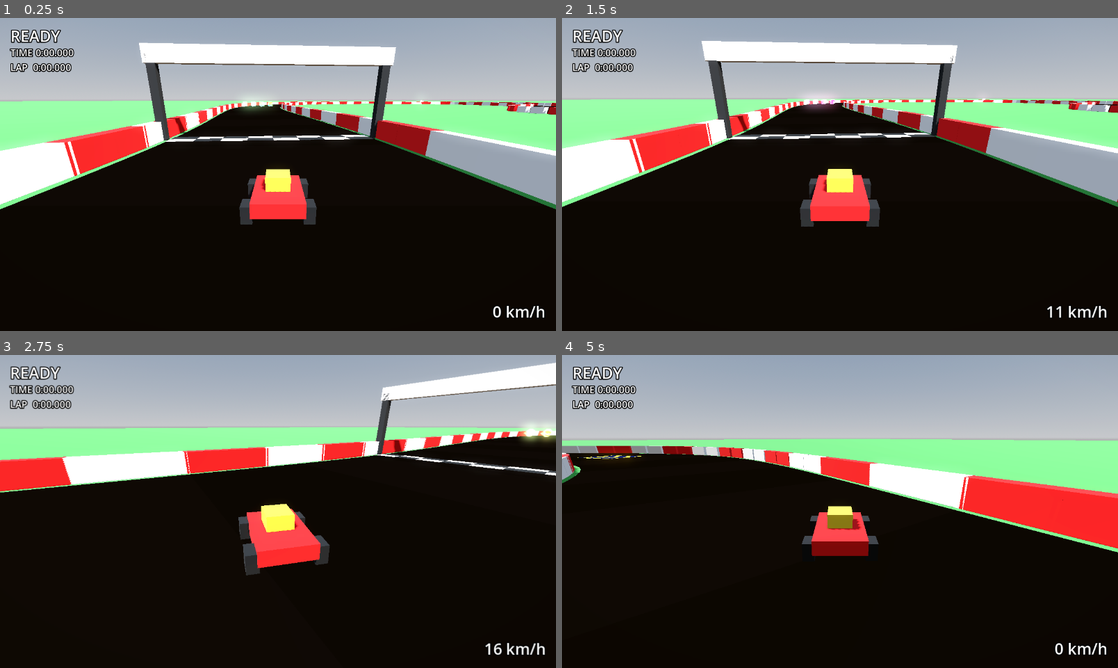
Above: before the commit, frames 1-4 (two rows, left to right).
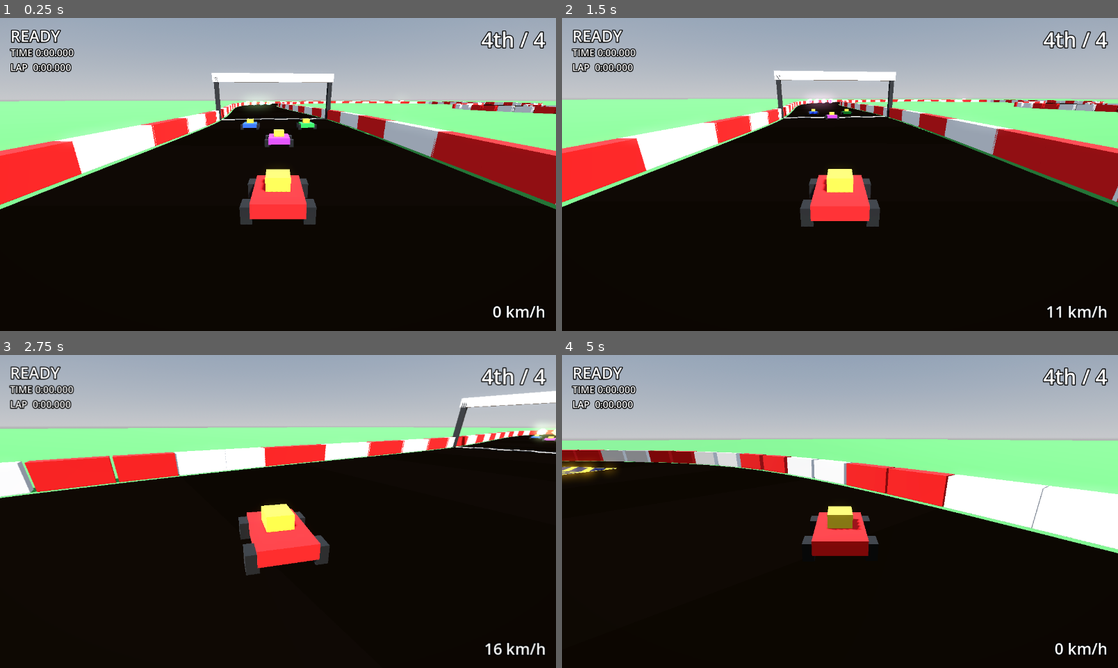
Above: after the commit, the same moments.

Repository: AgentiLoop/GoKart
Game: Godot game, scene res://scenes/main.tscn
The game is run twice, just before and just after one commit, with the same random seed, the same clock (stepped at 60 frames per second) and the same inputs.
Inputs:
- Up to frame 1 (0.25 s): no input
- Up to frame 2 (1.5 s): hold D (steer_right) 0.53-1.28 s; hold Space (drift) 0.53-1.28 s; tap E (use_item) at 0.8, 1.35 s; hold S (brake) from 1.28 s (still down)
- Up to frame 3 (2.75 s): tap Space (drift) at 1.55 s; release S (brake) at 2.03 s; hold D (steer_right) from 2.03 s (still down); hold Space (drift) from 2.03 s (still down); tap E (use_item) at 2.3 s
- Up to frame 4 (5 s): release D (steer_right) at 2.78 s; release Space (drift) at 2.78 s; hold W (accelerate) 2.78-3.53 s; tap E (use_item) at 2.85, 3.8, 4.35 s; tap Space (drift) at 3.05, 4.55 s; hold Space (drift) 3.53-4.28 s; hold A (steer_left) from 3.53 s (still down)

The runs differ from the first frame. In frame 1, 15% of the frame differs, in the area x 0-100%, y 4-66%; in frame 2, 15%; in frame 3, 8.9%; in frame 4, 9.7%.

Commit message:
Add AI karts, race ranking, place HUD, AI tests, headless smoke test; fix main.gd indent

Diff:
--- /dev/null
+++ b/scripts/ai_driver.gd
@@ -0,0 +1,69 @@
+extends RefCounted
+## Computer driver for AI karts (pure logic, no nodes): pure-pursuit steering along the
+## track centerline with a personal lane offset, stuck recovery (reverse out of walls)
+## and a simple item-use policy. Unit tested.
+
+const Items := preload("res://scripts/items.gd")
+
+const STUCK_SPEED := 1.5
+const STUCK_TIME := 1.2
+const REVERSE_TIME := 0.9
+
+var track
+var lane_offset := 0.0      # metres right of the centerline to aim for
+var lookahead := 10         # samples ahead of the nearest sample to aim at
+var steer_gain := 2.5
+var use_delay := 1.5        # seconds an item is held before the AI considers using it
+var idx := -1
+var hold_time := 0.0
+var stuck_time := 0.0
+var reverse_time := 0.0
+
+func _init(track_data, lane := 0.0, delay := 1.5) -> void:
+	track = track_data
+	lane_offset = lane
+	use_delay = delay
+
+## Returns {throttle, brake, steer, drift} for this tick. controllable is false while
+## the kart is spinning out (stuck detection is paused then).
+func decide(delta: float, pos: Vector3, heading: float, speed: float, controllable := true) -> Dictionary:
+	idx = track.nearest_index(pos, idx)
+	var ti: int = (idx + lookahead) % track.count
+	var target: Vector3 = track.points[ti] + track.right_of(ti) * lane_offset
+	var want := atan2(-(target.x - pos.x), -(target.z - pos.z))
+	var err := wrapf(want - heading, -PI, PI)
+	var steer := clampf(-err * steer_gain, -1.0, 1.0)
+
+	if not controllable or absf(speed) >= STUCK_SPEED:
+		stuck_time = 0.0
+	elif reverse_time <= 0.0:
+		stuck_time += delta
+		if stuck_time >= STUCK_TIME:
+			stuck_time = 0.0
+			reverse_time = REVERSE_TIME
+	if reverse_time > 0.0:
+		reverse_time -= delta
+		# steering is mirrored while reversing, so flip it to swing the nose toward the target
+		return {"throttle": 0.0, "brake": 1.0, "steer": -steer, "drift": false}
+	return {"throttle": 1.0, "brake": 0.0, "steer": steer, "drift": false}
+
+## Should the AI use its held item now? gap_ahead / gap_behind: distance to the nearest
+## rival in front / behind (INF if none).
+func wants_use(delta: float, item: int, gap_ahead: float, gap_behind: float) -> bool:
+	if item == Items.Type.NONE:
+		hold_time = 0.0
+		return false
+	hold_time += delta
+	if hold_time < use_delay:
+		return false
+	var use := false
+	match item:
+		Items.Type.MUSHROOM:
+			use = true
+		Items.Type.SHELL:
+			use = gap_ahead < 50.0 or hold_time > 10.0
+		Items.Type.BANANA:
+			use = gap_behind < 20.0 or hold_time > 8.0
+	if use:
+		hold_time = 0.0
+	return use
--- a/scripts/hud.gd
+++ b/scripts/hud.gd
@@ -2,6 +2,7 @@
 ## Race HUD: lap counter, lap/race timers, speed, boost/drift indicator, finish banner.
 
 const Items := preload("res://scripts/items.gd")
+const RaceRanking := preload("res://scripts/race_ranking.gd")
 
 var lap_label: Label
 var time_label: Label
@@ -9,6 +10,7 @@
 var state_label: Label
 var banner_label: Label
 var item_label: Label
+var place_label: Label
 
 static func format_time(t: float) -> String:
 	var total_ms := int(round(t * 1000.0))
@@ -16,6 +18,9 @@
 
 static func item_text(item: int) -> String:
 	return "" if item == Items.Type.NONE else "[ %s ]" % Items.name_of(item)
+
+static func place_text(rank: int, total: int) -> String:
+	return "" if total <= 1 else "%s / %d" % [RaceRanking.ordinal(rank), total]
 
 static func lap_text(lap: int, total: int) -> String:
 	return "LAP %d/%d" % [clampi(lap, 1, total), total]
@@ -28,6 +33,8 @@
 	state_label = _make_label(Vector2(24, 660), 28, HORIZONTAL_ALIGNMENT_LEFT)
 	item_label = _make_label(Vector2(440, 16), 32, HORIZONTAL_ALIGNMENT_CENTER)
 	item_label.size = Vector2(400, 40)
+	place_label = _make_label(Vector2(1000, 16), 48, HORIZONTAL_ALIGNMENT_RIGHT)
+	place_label.custom_minimum_size = Vector2(256, 0)
 	banner_label = _make_label(Vector2(340, 280), 72, HORIZONTAL_ALIGNMENT_CENTER)
 	banner_label.size = Vector2(600, 100)
 
@@ -41,7 +48,8 @@
 	add_child(l)
 	return l
 
-func update_hud(tracker, speed: float, boosting: bool, drift_level: int, item := 0) -> void:
+func update_hud(tracker, speed: float, boosting: bool, drift_level: int, item := 0, place := "") -> void:
+	place_label.text = place
 	item_label.text = item_text(item)
 	lap_label.text = lap_text(tracker.lap, tracker.total_laps) if tracker.lap > 0 else "READY"
 	time_label.text = "TIME %s\nLAP  %s" % [format_time(tracker.race_time), format_time(tracker.lap_time)]
--- a/scripts/item_manager.gd
+++ b/scripts/item_manager.gd
@@ -10,21 +10,25 @@
 const MUSHROOM_BOOST_TIME := 1.5
 const KART_RADIUS := 1.1
 
-signal kart_hit(kind: int)
+signal kart_hit(kind: int, id: int)
 
 var track
-var kart
-var kart_id := 0
-var holder
+var karts: Array = []     # index in this array == kart_id; karts[0] is the player
+var holders: Array = []   # one ItemHolder per kart
+var kart               # the player kart (karts[0])
+var holder             # the player's holder (holders[0])
 var boxes: Array = []
 var projectiles: Array = []
 var nodes := {}   # projectile -> Node3D
 var time := 0.0
 
-func setup(track_data, player_kart, seed_value := 0) -> void:
+func setup(track_data, all_karts, seed_value := 0) -> void:
 	track = track_data
-	kart = player_kart
-	holder = ItemHolder.new(seed_value)
+	karts = all_karts if all_karts is Array else [all_karts]
+	kart = karts[0]
+	for i in karts.size():
+		holders.append(ItemHolder.new(seed_value + i if seed_value != 0 else 0))
+	holder = holders[0]
 	for p in track.item_box_positions:
 		var b := ItemBox.new()
 		b.position = p
@@ -33,19 +37,40 @@
 	for p in track.hazard_positions:
 		_add_projectile(ItemProjectile.make_banana(p + Vector3(0, 0.3, 0)))
 
-func use_item() -> int:
-	if kart.model.is_spinning():
+## Distances (ahead, behind) from racer i to the nearest rival roughly in its lane.
+## positions/headings are per racer. INF when nobody qualifies.
+static func rival_gaps(i: int, positions: Array, headings: Array) -> Vector2:
+	var ahead := INF
+	var behind := INF
+	var h: float = headings[i]
+	var fwd := Vector3(-sin(h), 0, -cos(h))
+	var right := Vector3(-fwd.z, 0, fwd.x)
+	for j in positions.size():
+		if j == i:
+			continue
+		var d: Vector3 = positions[j] - positions[i]
+		var f := d.dot(fwd)
+		var l := absf(d.dot(right))
+		if f > 0.0 and l < 6.0:
+			ahead = minf(ahead, f)
+		elif f < 0.0 and l < 4.0:
+			behind = minf(behind, -f)
+	return Vector2(ahead, behind)
+
+func use_item(id := 0) -> int:
+	var k = karts[id]
+	if k.model.is_spinning():
 		return Items.Type.NONE
-	var t: int = holder.use()
-	var pos: Vector3 = kart.global_position
-	var fwd := Vector3(-sin(kart.heading), 0, -cos(kart.heading))
+	var t: int = holders[id].use()
+	var pos: Vector3 = k.global_position
+	var fwd := Vector3(-sin(k.heading), 0, -cos(k.heading))
 	match t:
 		Items.Type.MUSHROOM:
-			kart.model.apply_boost(MUSHROOM_BOOST_TIME, 2)
+			k.model.apply_boost(MUSHROOM_BOOST_TIME, 2)
 		Items.Type.BANANA:
-			_add_projectile(ItemProjectile.make_banana(pos - fwd * 2.4 + Vector3(0, 0.3, 0), kart_id))
+			_add_projectile(ItemProjectile.make_banana(pos - fwd * 2.4 + Vector3(0, 0.3, 0), id))
 		Items.Type.SHELL:
-			_add_projectile(ItemProjectile.make_shell(pos + fwd * 2.4 + Vector3(0, 0.6, 0), kart.heading, kart_id))
+			_add_projectile(ItemProjectile.make_shell(pos + fwd * 2.4 + Vector3(0, 0.6, 0), k.heading, id))
 	return t
 
 func _add_projectile(p) -> void:
@@ -89,19 +114,33 @@
 
 func _physics_process(delta: float) -> void:
 	time += delta
-	holder.update(delta)
-	var kpos: Vector3 = kart.global_position
+	var positions: Array = []
+	var headings: Array = []
+	for k in karts:
+		positions.append(k.global_position)
+		headings.append(k.heading)
+	for id in karts.size():
+		holders[id].update(delta)
 	for b in boxes:
 		b.tick(delta)
-		if b.try_take(kpos):
-			holder.pickup()
+		for id in karts.size():
+			if b.try_take(positions[id]):
+				holders[id].pickup()
 	if Input.is_action_just_pressed("use_item"):
-		use_item()
+		use_item(0)
+	for id in range(1, karts.size()):
+		var drv = karts[id].driver
+		if drv != null:
+			var gaps := rival_gaps(id, positions, headings)
+			if drv.wants_use(delta, holders[id].held, gaps.x, gaps.y):
+				use_item(id)
 	for p in projectiles.duplicate():
 		p.step(delta, track)
-		if p.hits(kpos, KART_RADIUS, kart_id) and kart.model.spin_out():
-			p.alive = false
-			kart_hit.emit(p.kind)
+		for id in karts.size():
+			if p.hits(positions[id], KART_RADIUS, id) and karts[id].model.spin_out():
+				p.alive = false
+				kart_hit.emit(p.kind, id)
+				break
 		if not p.alive:
 			_remove_projectile(p)
 		else:
--- a/scripts/kart.gd
+++ b/scripts/kart.gd
@@ -10,6 +10,11 @@
 var drift_slide := 0.0   # visual slide angle while drifting
 var body_mesh: Node3D
 var effects: Node3D
+var body_color := Color(0.9, 0.1, 0.1)
+var driver = null        # AiDriver for computer karts; null = keyboard player
+var kart_id := 0
+var track_index := 0
+var tracker = null       # LapTracker
 
 func _ready() -> void:
 	var col := CollisionShape3D.new()
@@ -20,7 +25,7 @@
 	add_child(col)
 	body_mesh = Node3D.new()
 	add_child(body_mesh)
-	_add_box(body_mesh, Vector3(1.4, 0.4, 2.2), Vector3(0, 0.4, 0), Color(0.9, 0.1, 0.1))
+	_add_box(body_mesh, Vector3(1.4, 0.4, 2.2), Vector3(0, 0.4, 0), body_color)
 	_add_box(body_mesh, Vector3(0.7, 0.4, 0.8), Vector3(0, 0.8, -0.1), Color(0.95, 0.85, 0.2))
 	for x in [-0.8, 0.8]:
 		for z in [-0.8, 0.8]:
@@ -44,7 +49,14 @@
 	var throttle := Input.get_action_strength("accelerate")
 	var brake := Input.get_action_strength("brake")
 	var steer := Input.get_action_strength("steer_right") - Input.get_action_strength("steer_left")
-	heading += model.step(delta, throttle, brake, steer, Input.is_action_pressed("drift"))
+	var drift_held := Input.is_action_pressed("drift")
+	if driver != null:
+		var d: Dictionary = driver.decide(delta, global_position, heading, model.speed, not model.is_spinning())
+		throttle = d.throttle
+		brake = d.brake
+		steer = d.steer
+		drift_held = d.drift
+	heading += model.step(delta, throttle, brake, steer, drift_held)
 	var target_slide := -model.drift_direction * 0.45 if model.drifting else 0.0
 	drift_slide = lerpf(drift_slide, target_slide, clampf(10.0 * delta, 0.0, 1.0))
 	rotation.y = heading
--- a/scripts/main.gd
+++ b/scripts/main.gd
@@ -8,9 +8,17 @@
 const LapTracker := preload("res://scripts/lap_tracker.gd")
 const Hud := preload("res://scripts/hud.gd")
 const ItemManager := preload("res://scripts/item_manager.gd")
+const AiDriver := preload("res://scripts/ai_driver.gd")
+const RaceRanking := preload("res://scripts/race_ranking.gd")
 
 const OFFROAD_SCALE := 0.5
 const PAD_BOOST_TIME := 1.2
+## AI grid: [samples before the player's slot (negative = ahead), lane offset, speed scale, body colour]
+const AI_SPECS := [
+	[-6, -3.0, 0.97, Color(0.15, 0.3, 0.95)],
+	[-6, 3.0, 0.94, Color(0.15, 0.75, 0.25)],
+	[-3, 0.0, 0.91, Color(0.65, 0.2, 0.85)],
+]
 
 var kart: CharacterBody3D
 var cam: Camera3D
@@ -20,6 +28,7 @@
 var hud
 var items
 var kart_index := 0
+var karts: Array = []   # karts[0] is the player
 
 func _ready() -> void:
 	var env := WorldEnvironment.new()
@@ -60,17 +69,33 @@
 	tracker = LapTracker.new(data.count, 8, 3)
 
 	kart = Kart.new()
-	# start just behind the line, facing along the track
-	var start_idx := data.count - 4
+	# the player starts at the back of the grid, just behind the line, facing along the track
+	var start_idx := data.count - 10
 	var start_pos: Vector3 = data.points[start_idx] + Vector3(0, 0.1, 0)
 	kart.position = start_pos
 	kart.heading = data.heading_at(start_idx)
+	kart.tracker = tracker
+	kart.track_index = start_idx
 	add_child(kart)
 	kart_index = start_idx
+	karts.append(kart)
+	for spec in AI_SPECS:
+		var ai := Kart.new()
+		var gi: int = start_idx - spec[0]
+		ai.body_color = spec[3]
+		ai.position = data.points[gi] + data.right_of(gi) * spec[1] + Vector3(0, 0.1, 0)
+		ai.heading = data.heading_at(gi)
+		ai.driver = AiDriver.new(data, spec[1], 1.0 + 0.7 * karts.size())
+		ai.tracker = LapTracker.new(data.count, 8, 3)
+		ai.track_index = gi
+		ai.kart_id = karts.size()
+		add_child(ai)
+		ai.model.max_speed *= spec[2]
+		karts.append(ai)
 
 	items = ItemManager.new()
 	add_child(items)
-	items.setup(data, kart)
+	items.setup(data, karts)
 
 	cam = Camera3D.new()
 	cam.current = true
@@ -87,13 +112,21 @@
 
 func _physics_process(delta: float) -> void:
 	var data: TrackData = track.data
-	var pos := kart.global_position
-	kart_index = data.nearest_index(pos, kart_index)
-	kart.model.surface_scale = 1.0 if data.is_on_road(pos, kart_index) else OFFROAD_SCALE
-	tracker.update(delta, kart_index)
-	if data.pad_at(pos) != null:
-		kart.model.apply_boost(PAD_BOOST_TIME, 1)
-	hud.update_hud(tracker, kart.model.speed, kart.model.is_boosting(), kart.model.drift_level, items.holder.display_item(items.time))
+	var progresses: Array = []
+	var finish_times: Array = []
+	for k in karts:
+		var kp: Vector3 = k.global_position
+		k.track_index = data.nearest_index(kp, k.track_index)
+		k.model.surface_scale = 1.0 if data.is_on_road(kp, k.track_index) else OFFROAD_SCALE
+		k.tracker.update(delta, k.track_index)
+		if data.pad_at(kp) != null:
+			k.model.apply_boost(PAD_BOOST_TIME, 1)
+		var frac: float = (kp - data.points[k.track_index]).dot(data.tangents[k.track_index]) / data.spacing
+		progresses.append(RaceRanking.progress(k.tracker.lap, k.track_index, data.count, frac))
+		finish_times.append(k.tracker.race_time if k.tracker.is_finished else -1.0)
+	kart_index = kart.track_index
+	var place := RaceRanking.rank_of(0, progresses, finish_times)
+	hud.update_hud(tracker, kart.model.speed, kart.model.is_boosting(), kart.model.drift_level, items.holder.display_item(items.time), Hud.place_text(place, karts.size()))
 
 func _process(delta: float) -> void:
 	var target := kart.global_position + _back() * 6.0 + Vector3(0, 3.0, 0)
--- /dev/null
+++ b/scripts/race_ranking.gd
@@ -0,0 +1,36 @@
+extends RefCounted
+## Race positions (pure). Progress is laps * samples + track sample index (+ a fractional
+## part so karts in the same sample are ordered). Finished racers rank by finish time.
+
+static func progress(lap: int, idx: int, count: int, frac := 0.0) -> float:
+	return float(lap * count + idx) + clampf(frac, -0.5, 0.5)
+
+## Racer indices ordered first to last. finish_time < 0 means not finished yet.
+static func order(progresses: Array, finish_times: Array) -> Array:
+	var ids: Array = []
+	for i in progresses.size():
+		ids.append(i)
+	ids.sort_custom(func(a, b):
+		var fa: float = finish_times[a]
+		var fb: float = finish_times[b]
+		if fa >= 0.0 and fb >= 0.0:
+			return fa < fb
+		if fa >= 0.0:
+			return true
+		if fb >= 0.0:
+			return false
+		return progresses[a] > progresses[b])
+	return ids
+
+## 1-based position of racer i.
+static func rank_of(i: int, progresses: Array, finish_times: Array) -> int:
+	return order(progresses, finish_times).find(i) + 1
+
+static func ordinal(rank: int) -> String:
+	if rank % 100 >= 11 and rank % 100 <= 13:
+		return "%dth" % rank
+	match rank % 10:
+		1: return "%dst" % rank
+		2: return "%dnd" % rank
+		3: return "%drd" % rank
+	return "%dth" % rank
--- /dev/null
+++ b/tests/test_ai.gd
@@ -0,0 +1,174 @@
+extends RefCounted
+
+const AiDriver := preload("res://scripts/ai_driver.gd")
+const RaceRanking := preload("res://scripts/race_ranking.gd")
+const ItemManager := preload("res://scripts/item_manager.gd")
+const Items := preload("res://scripts/items.gd")
+const KartPhysics := preload("res://scripts/kart_physics.gd")
+const TrackData := preload("res://scripts/track_data.gd")
+const LapTracker := preload("res://scripts/lap_tracker.gd")
+const Hud := preload("res://scripts/hud.gd")
+var runner
+
+const DT := 1.0 / 60.0
+
+func test_driver_steers_toward_the_road() -> void:
+	var t := TrackData.new()
+	var d := AiDriver.new(t, 0.0)
+	var i := 10   # on the first straight
+	var heading := t.heading_at(i)
+	var right := t.right_of(i)
+	# displaced to the right of the centerline, facing along it: must steer left (negative)
+	var out := d.decide(DT, t.points[i] + right * 5.0, heading, 20.0)
+	runner.check(out.steer < -0.1, "steer=%f" % out.steer)
+	runner.check(out.throttle == 1.0 and out.brake == 0.0)
+	# displaced left: steer right
+	var d2 := AiDriver.new(t, 0.0)
+	var out2 := d2.decide(DT, t.points[i] - right * 5.0, heading, 20.0)
+	runner.check(out2.steer > 0.1, "steer=%f" % out2.steer)
+	# on the centerline, aligned: roughly straight
+	var d3 := AiDriver.new(t, 0.0)
+	var out3 := d3.decide(DT, t.points[i], heading, 20.0)
+	runner.check(absf(out3.steer) < 0.5, "steer=%f" % out3.steer)
+
+func test_driver_lane_offset_shifts_aim() -> void:
+	var t := TrackData.new()
+	var i := 20
+	var a := AiDriver.new(t, -4.0).decide(DT, t.points[i], t.heading_at(i), 20.0)
+	var b := AiDriver.new(t, 4.0).decide(DT, t.points[i], t.heading_at(i), 20.0)
+	runner.check(a.steer != b.steer)
+
+func test_driver_reverses_when_stuck_then_recovers() -> void:
+	var t := TrackData.new()
+	var d := AiDriver.new(t, 0.0)
+	var i := 40
+	var saw_reverse := false
+	var out := {}
+	for f in int(2.5 / DT):
+		out = d.decide(DT, t.points[i], t.heading_at(i), 0.0)
+		if out.brake > 0.0 and out.throttle == 0.0:
+			saw_reverse = true
+	runner.check(saw_reverse, "never reversed when stuck")
+	# once moving again it drives forward
+	out = d.decide(DT, t.points[i], t.heading_at(i), 20.0)
+	runner.check(out.throttle == 1.0)
+
+func test_driver_not_stuck_while_spinning() -> void:
+	var t := TrackData.new()
+	var d := AiDriver.new(t, 0.0)
+	var i := 40
+	for f in 300:
+		var out := d.decide(DT, t.points[i], t.heading_at(i), 0.0, false)
+		runner.check(out.throttle == 1.0, "reversed while uncontrollable")
+		if out.throttle != 1.0:
+			return
+
+func test_driver_item_policy() -> void:
+	var d := AiDriver.new(null, 0.0, 1.0)
+	runner.check(not d.wants_use(DT, Items.Type.NONE, 10.0, 10.0))
+	runner.check(not d.wants_use(0.5, Items.Type.MUSHROOM, INF, INF), "before delay")
+	runner.check(d.wants_use(0.6, Items.Type.MUSHROOM, INF, INF), "mushroom after delay")
+	# shell only with a rival ahead (or after a long hold)
+	runner.check(not d.wants_use(1.5, Items.Type.SHELL, INF, INF))
+	runner.check(d.wants_use(DT, Items.Type.SHELL, 30.0, INF))
+	runner.check(not d.wants_use(1.5, Items.Type.SHELL, 80.0, INF), "rival too far")
+	# banana only with a rival close behind
+	runner.check(not d.wants_use(1.5, Items.Type.BANANA, 10.0, INF))
+	runner.check(d.wants_use(DT, Items.Type.BANANA, INF, 12.0))
+	# stuck holding for ages: use it anyway
+	var d2 := AiDriver.new(null, 0.0, 1.0)
+	var used := false
+	for f in int(11.0 / DT):
+		if d2.wants_use(DT, Items.Type.SHELL, INF, INF):
+			used = true
+	runner.check(used, "should dump a shell eventually")
+
+func test_rival_gaps() -> void:
+	# racer 0 at origin facing -z (heading 0)
+	var pos := [Vector3(0, 0, 0), Vector3(1, 0, -20), Vector3(-2, 0, 10), Vector3(15, 0, -5), Vector3(0, 0, -40)]
+	var heads := [0.0, 0.0, 0.0, 0.0, 0.0]
+	var g := ItemManager.rival_gaps(0, pos, heads)
+	runner.check(is_equal_approx(g.x, 20.0), "ahead=%f" % g.x)   # racer 3 is too far to the side
+	runner.check(is_equal_approx(g.y, 10.0), "behind=%f" % g.y)
+	var alone := ItemManager.rival_gaps(0, [Vector3.ZERO], [0.0])
+	runner.check(alone.x == INF and alone.y == INF)
+
+func test_ranking_order() -> void:
+	var prog := [100.0, 150.0, 120.0]
+	var fin := [-1.0, -1.0, -1.0]
+	runner.check(RaceRanking.order(prog, fin) == [1, 2, 0])
+	runner.check(RaceRanking.rank_of(0, prog, fin) == 3)
+	runner.check(RaceRanking.rank_of(1, prog, fin) == 1)
+	# finished racers beat unfinished ones, earlier finish wins
+	fin = [-1.0, -1.0, 70.0]
+	runner.check(RaceRanking.order(prog, fin) == [2, 1, 0])
+	fin = [65.0, -1.0, 70.0]
+	runner.check(RaceRanking.order(prog, fin) == [0, 2, 1])
+
+func test_progress_is_monotonic_across_the_line() -> void:
+	var count := 200
+	var last := -1.0
+	var lap := 0
+	var tracker := LapTracker.new(count, 8, 3)
+	# drive the index forward through the start line and over a full lap
+	for step in count + 40:
+		var idx := (count - 10 + step) % count
+		tracker.update(DT, idx)
+		var p := RaceRanking.progress(tracker.lap, idx, count)
+		runner.check(p > last, "progress went backwards at step %d: %f -> %f" % [step, last, p])
+		last = p
+
+func test_ordinals_and_place_text() -> void:
+	runner.check(RaceRanking.ordinal(1) == "1st")
+	runner.check(RaceRanking.ordinal(2) == "2nd")
+	runner.check(RaceRanking.ordinal(3) == "3rd")
+	runner.check(RaceRanking.ordinal(4) == "4th")
+	runner.check(RaceRanking.ordinal(11) == "11th")
+	runner.check(RaceRanking.ordinal(22) == "22nd")
+	runner.check(Hud.place_text(2, 4) == "2nd / 4")
+	runner.check(Hud.place_text(1, 1) == "")
+
+func test_ai_field_finishes_race_on_track() -> void:
+	## Three AI drivers in their own lanes and skill levels all complete 3 laps.
+	var t := TrackData.new()
+	var lanes := [-3.0, 3.0, 0.0]
+	var skills := [0.97, 0.94, 0.91]
+	var starts := [t.count - 4, t.count - 4, t.count - 7]
+	var phys: Array = []
+	var drv: Array = []
+	var lt: Array = []
+	var pos: Array = []
+	var head: Array = []
+	for n in 3:
+		var k := KartPhysics.new()
+		k.max_speed *= skills[n]
+		phys.append(k)
+		drv.append(AiDriver.new(t, lanes[n], 1.0))
+		lt.append(LapTracker.new(t.count, 8, 3))
+		pos.append(t.points[starts[n]] + t.right_of(starts[n]) * lanes[n])
+		head.append(t.heading_at(starts[n]))
+	var idx := [-1, -1, -1]
+	var off_road := 0
+	var time := 0.0
+	while time < 400.0:
+		var all_done := true
+		for n in 3:
+			if lt[n].is_finished:
+				continue
+			all_done = false
+			idx[n] = t.nearest_index(pos[n], idx[n] if idx[n] >= 0 else -1)
+			var out: Dictionary = drv[n].decide(DT, pos[n], head[n], phys[n].speed)
+			phys[n].surface_scale = 1.0 if t.is_on_road(pos[n], idx[n]) else 0.5
+			if phys[n].surface_scale < 1.0:
+				off_road += 1
+			head[n] += phys[n].step(DT, out.throttle, out.brake, out.steer, out.drift)
+			pos[n] += Vector3(-sin(head[n]), 0, -cos(head[n])) * phys[n].speed * DT
+			lt[n].update(DT, idx[n])
+		if all_done:
+			break
+		time += DT
+	for n in 3:
+		runner.check(lt[n].is_finished, "AI %d did not finish (lap %d, cp %d)" % [n, lt[n].lap, lt[n].next_cp])
+	runner.check(lt[0].race_time < lt[2].race_time, "faster AI should finish first")
+	runner.check(off_road < 900, "AI off-road frames=%d" % off_road)
+	print("ai: finish times %s %s %s, offroad frames %d" % [Hud.format_time(lt[0].race_time), Hud.format_time(lt[1].race_time), Hud.format_time(lt[2].race_time), off_road])
--- /dev/null
+++ b/tools/smoke.gd
@@ -0,0 +1,41 @@
+extends SceneTree
+## Headless race smoke test: godot --headless --path . -s tools/smoke.gd
+## The player holds the throttle and the pursuit bot steers; 3 AI karts race alongside.
+## Prints each kart's lap/place periodically and errors out if an AI kart is stuck.
+
+var main: Node
+var last_report := 0
+const FRAMES := 3600
+
+func _initialize() -> void:
+	main = load("res://scenes/main.tscn").instantiate()
+	root.add_child(main)
+	Input.action_press("accelerate")
+
+func _process(_d: float) -> bool:
+	var f := Engine.get_physics_frames()
+	var k = main.kart
+	var t = main.track.data
+	var target: Vector3 = t.points[(main.kart_index + 10) % t.count]
+	var d: Vector3 = target - k.global_position
+	var err := wrapf(atan2(-d.x, -d.z) - k.heading, -PI, PI)
+	var s := clampf(-err * 2.5, -1.0, 1.0)
+	Input.action_release("steer_left")
+	Input.action_release("steer_right")
+	Input.action_press("steer_right" if s > 0.0 else "steer_left", absf(s))
+	if f - last_report >= 600:
+		last_report = f
+		var line := "f=%d" % f
+		for i in main.karts.size():
+			var kk = main.karts[i]
+			line += " | k%d lap=%d idx=%d v=%.1f" % [i, kk.tracker.lap, kk.track_index, kk.model.speed]
+		print(line, " | place ", main.hud.place_label.text)
+	if f >= FRAMES:
+		var moving := 0
+		for i in range(1, main.karts.size()):
+			if main.karts[i].tracker.lap >= 1 and absf(main.karts[i].model.speed) > 5.0:
+				moving += 1
+		print("SMOKE: ai karts racing: %d/%d" % [moving, main.karts.size() - 1])
+		quit(0 if moving == main.karts.size() - 1 else 1)
+		return true
+	return false
Not shown, changed: .agent/autopilot/progress.md
